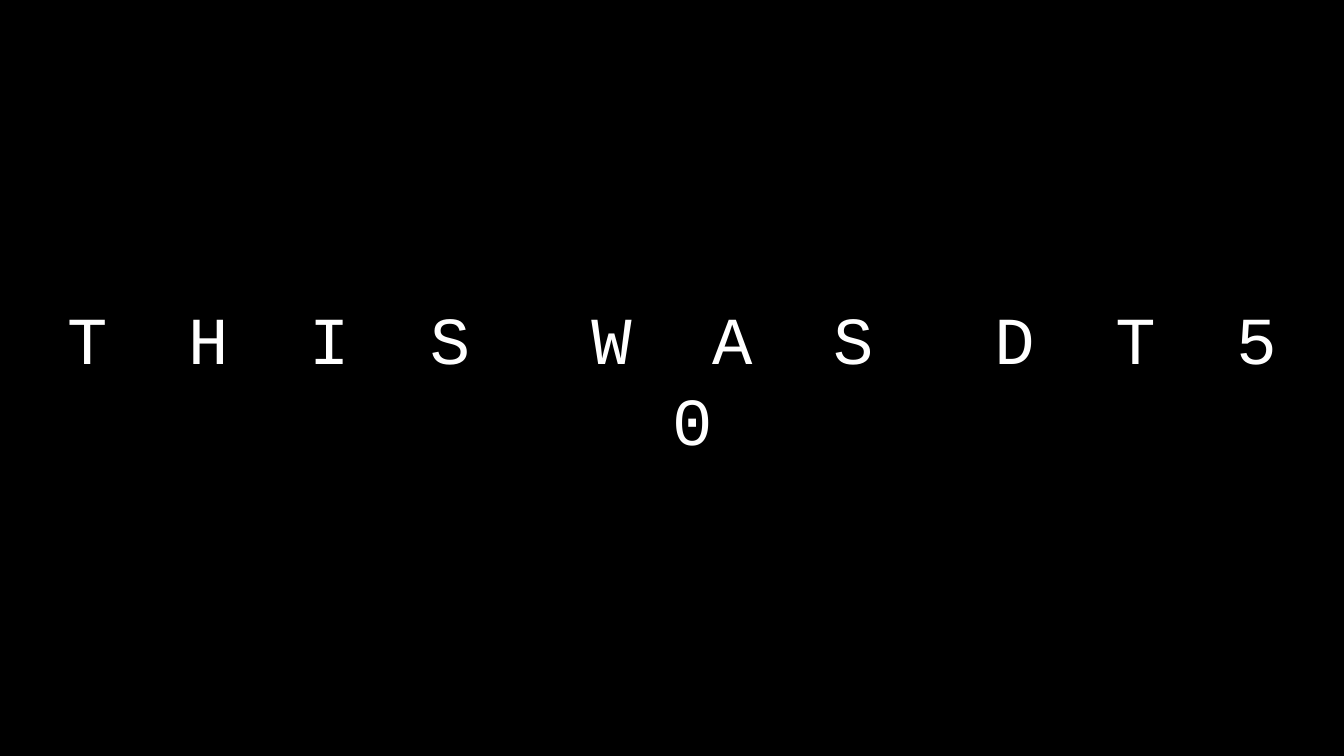
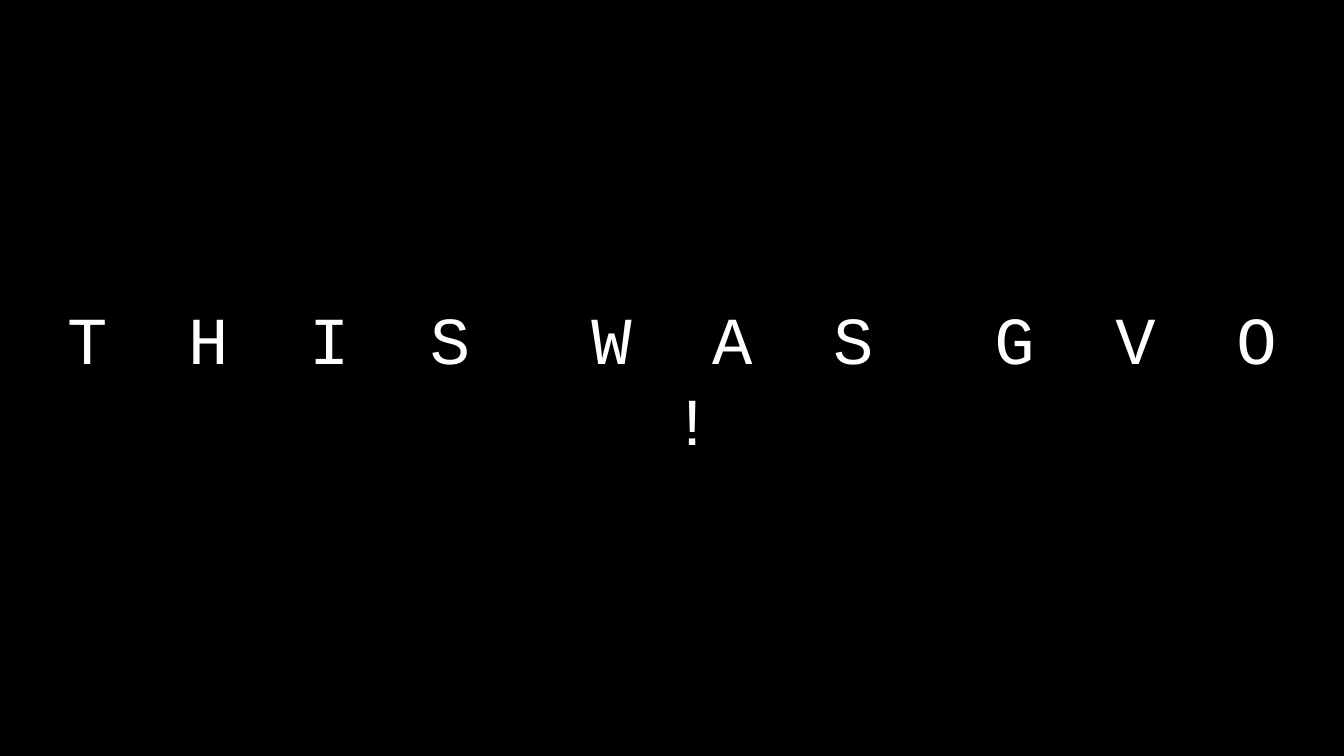
Before and after one commit to SQ4007-2025/website, a slide deck: slide 165 of lectures/slides_3.pptx. Drawn at 1344x756 pixels with LibreOffice and Linux fonts; fonts in the diff are those of the drawing. Boxes give left, top, right and bottom in pixels: in the first picture for what was removed or moved away, otherwise in the second. Text is boxed around its words. In the diff, an @@ line names an element or a change of style, - is before the commit and + after.

```diff
--- a/lectures/slides_3.pptx
+++ b/lectures/slides_3.pptx
@@ title at (67,319,1276,365): text changed @@
-T H I S W A S D T 5 0
+T H I S W A S G V O !
```
Also in this commit, not shown: 10 other slides changed, 2 slides added, 1 slide removed, 4 other files.
